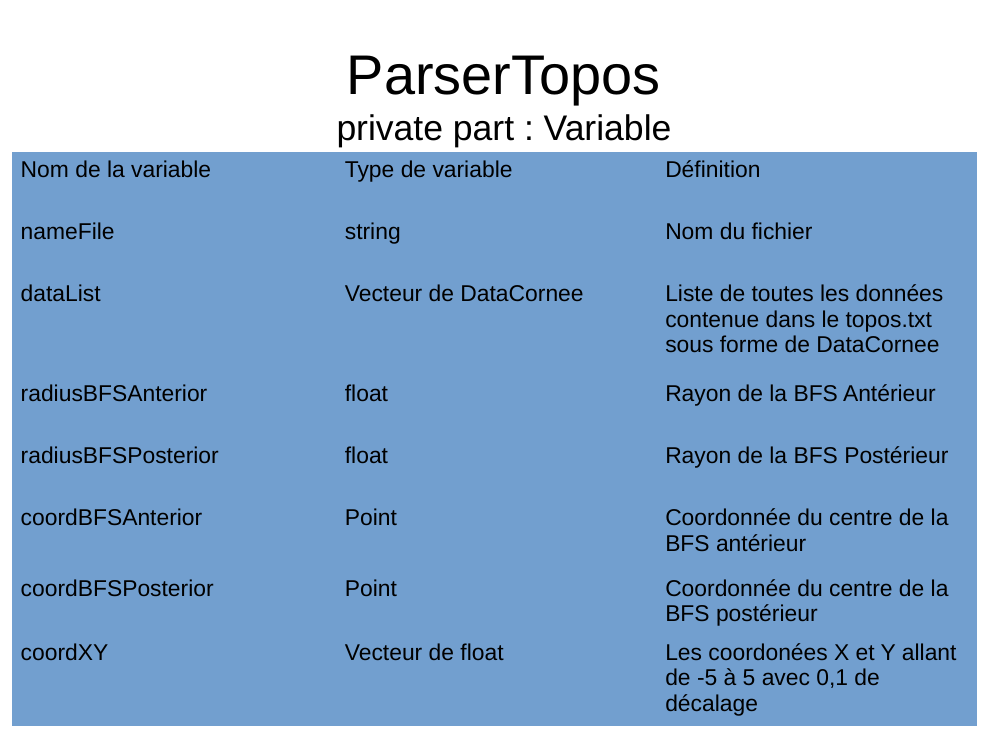
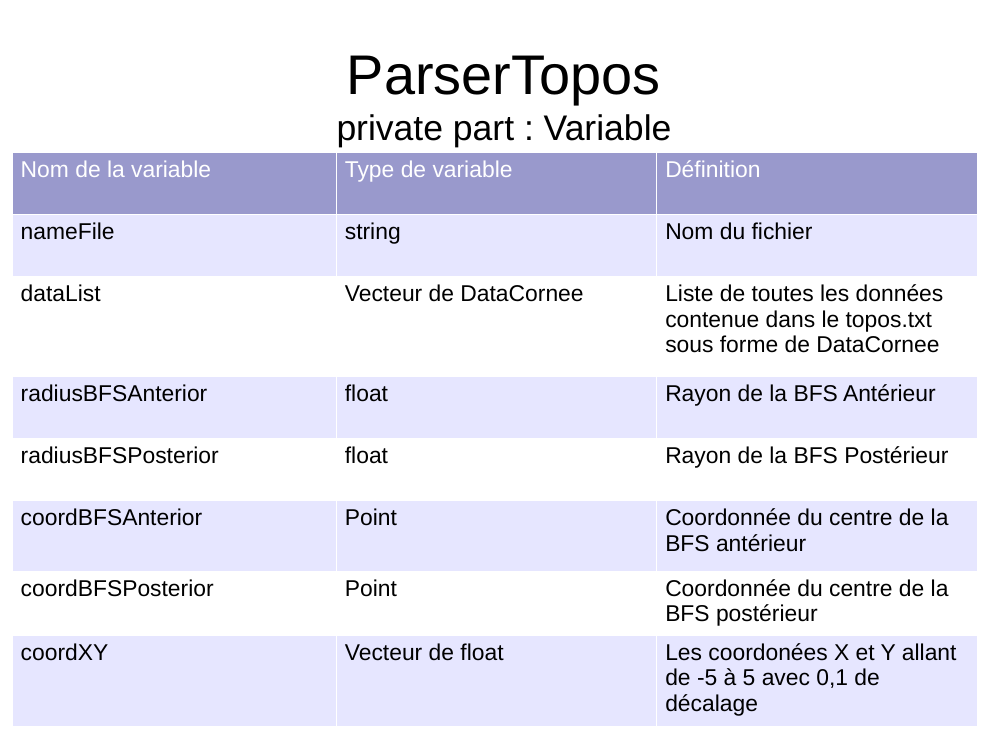
Before and after one commit to exopole/gitVTK, a slide deck: slide 10 of Presentation/PresentationCode.odp. Drawn at 1008x756 pixels with LibreOffice and Linux fonts; fonts in the diff are those of the drawing. Boxes give left, top, right and bottom in pixels: in the first picture for what was removed or moved away, otherwise in the second. Text is boxed around its words. In the diff, an @@ line names an element or a change of style, - is before the commit and + after.

```diff
--- a/Presentation/PresentationCode.odp
+++ b/Presentation/PresentationCode.odp
@@ table at (x1=12, y1=152, x2=977, y2=724) @@
@@ fill #729FCF to #9999CC in row 1 @@
@@ fill #729FCF to #E6E6FF in 12 cells @@
@@ fill #729FCF to #FFFFFF in 9 cells @@
@@ text colour #000000 to #FFFFFF in "Nom de la variable", "Type de variable", "Définition" @@
@@ borders changed @@
```
Also in this commit, not shown: 28 other slides changed, 9 other files.
